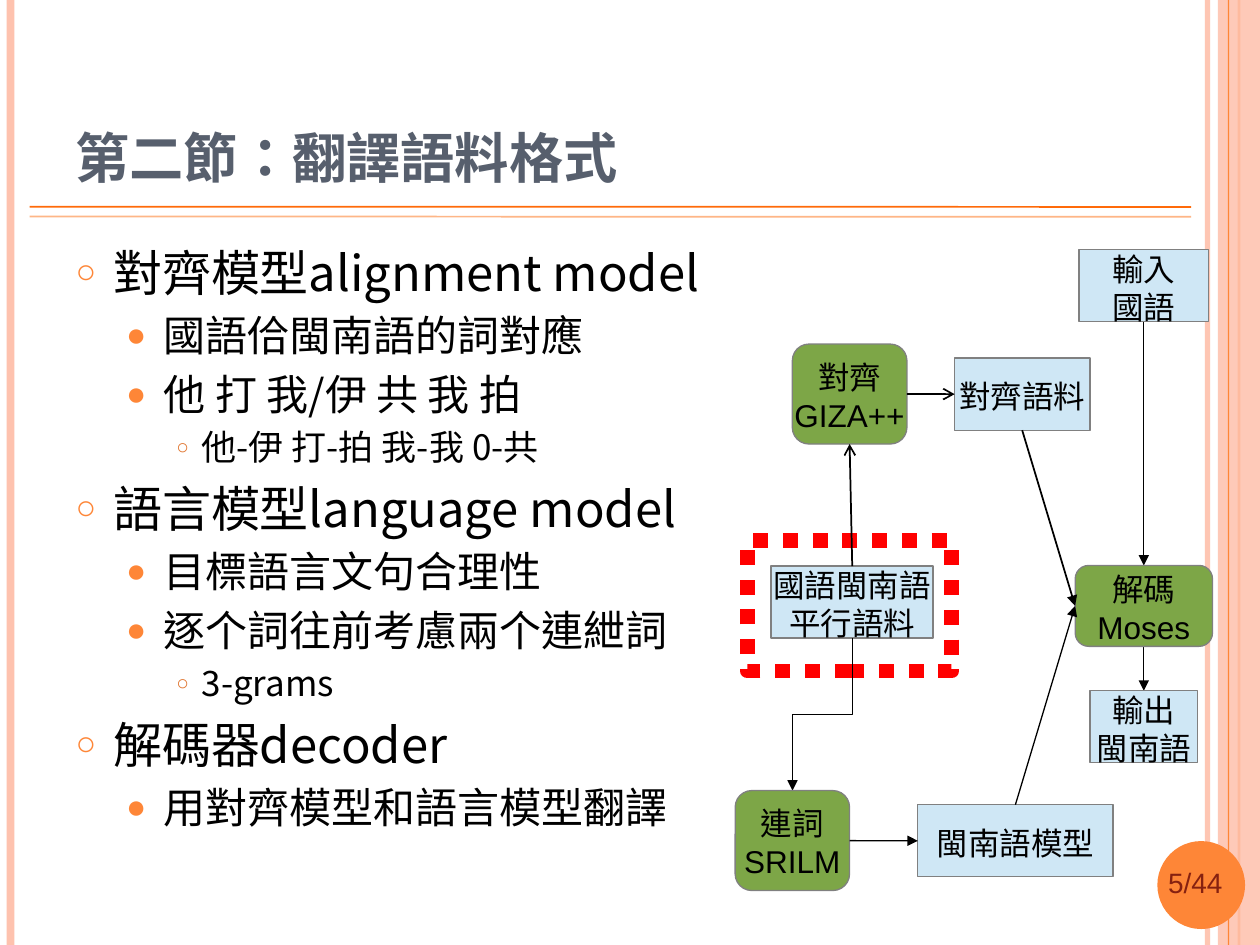
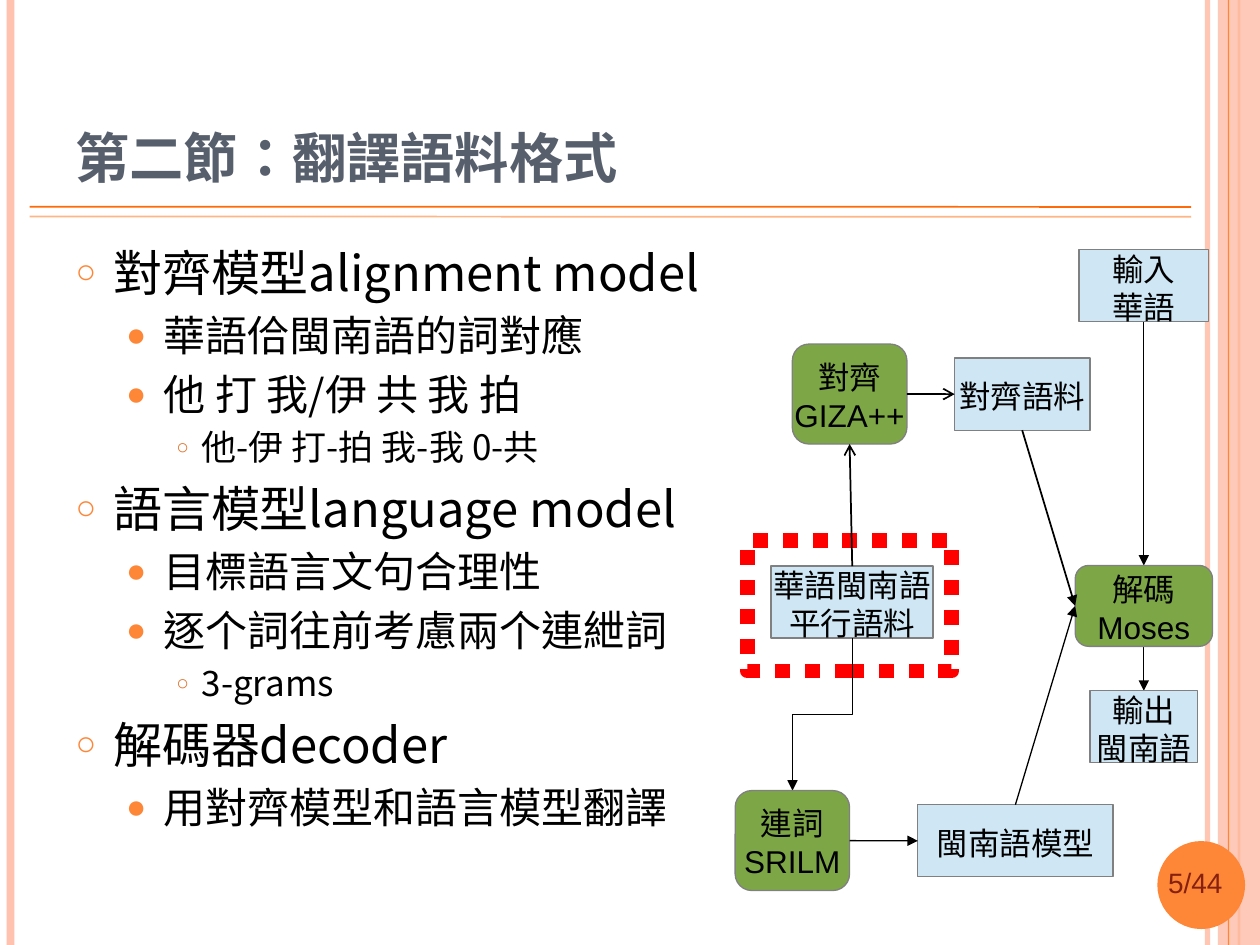
Before and after one commit to sih4sing5hong5/po3-ko3_tau5-iann2-phinn3, a slide deck: slide 5 of 翻譯報告.pptx. Drawn at 1260x945 pixels with LibreOffice and Linux fonts; fonts in the diff are those of the drawing; background and template pictures are left out. Boxes give left, top, right and bottom in pixels: in the first picture for what was removed or moved away, otherwise in the second. Text is boxed around its words. In the diff, an @@ line names an element or a change of style, - is before the commit and + after.

```diff
--- a/翻譯報告.pptx
+++ b/翻譯報告.pptx
@@ text in rectangle at <box>1112,292,1175,327</box>: text changed @@
-國語
+華語
@@ text at <box>164,315,584,355</box>: text changed @@
-  ● 國語佮閩南語的詞對應
+  ● 華語佮閩南語的詞對應
@@ text in rectangle at <box>773,565,931,600</box>: text changed @@
-國語閩南語
+華語閩南語
```
Also in this commit, not shown: 28 other slides changed.
